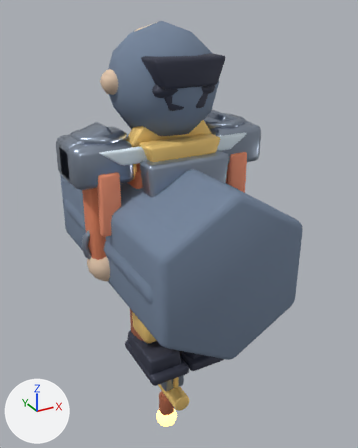
Renders of the Blender file assets-source/blender/characters/warrior.blend from each side of a commit.
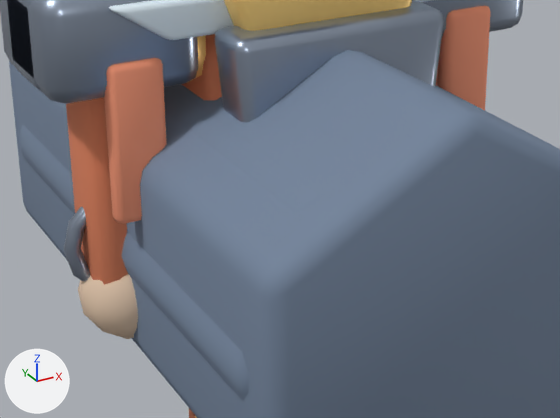
Old and new are each drawn whole from a 50 mm lens placed at (-1.219, -2.399, 2.046), pointed at (0.117, 0.03, 0.832) and again close up on the part from 16% to 77% of the width and 33% to 70% of the height. The axes (+X, +Y, +Z) are drawn at lower left. The lights are the same throughout. The older version's two pictures come first.

In view in the first close-up: 'LOD1_PROXY_body', 'LOD2_PROXY_body', 'allyShoulderTrim', 'arm.L', 'armPanel.L', 'armPanel.R', 'collarFront', 'glove.L', 'pauldron.L', 'pauldron.R', 'torso', 'warriorBreastplate' and 4 more.
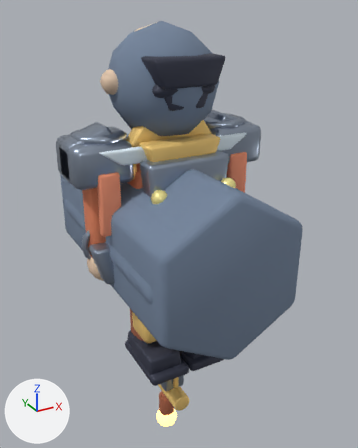
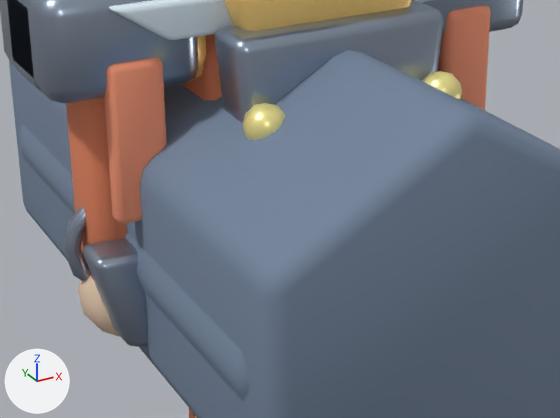
What differs and where, as boxes (x1, y1, x2, y2) in the close-ups (560 x 418 px):
'warriorHipGuard.L', added
    after: (83, 238, 148, 347)
'warriorRivet.L', added (yellow)
    after: (242, 103, 286, 140)
'warriorRivet.R', added (yellow)
    after: (422, 71, 462, 99)
'glove.L', unchanged, covered by the edit
    before: (78, 274, 138, 339)
    after: (78, 275, 121, 337)

The change, as a diff of the scene's bpy script:
```diff
--- a/assets-source/blender/characters/warrior.blend.py
+++ b/assets-source/blender/characters/warrior.blend.py
@@ me_icosphere_042_1 @@
+me_icosphere_042_1.from_pydata(...)  # an icosphere of 80 faces spanning x -0.0428..0.0428, y -0.045..0.045, z -0.045..0.045
+me_icosphere_042_1.polygons.foreach_set('use_smooth', [True] * 80)
+me_icosphere_042_1.materials.append(mat_mat_warrior_highlight)  # yellow #fff19e
@@ me_warriorhipguard_lmesh @@
+me_warriorhipguard_lmesh.from_pydata([(-0.16, 0.88, -0.055), (0.04, 0.88, -0.055), (0.12, 0.62, -0.055), (-0.1, 0.66, -0.055), (-0.16, 0.88, 0.055), (0.04, 0.88, 0.055), (0.12, 0.62, 0.055), (-0.1, 0.66, 0.055)], [], [(3, 2, 1, 0), (4, 5, 6, 7), (0, 1, 5, 4), (1, 2, 6, 5), (2, 3, 7, 6), (3, 0, 4, 7)])
+me_warriorhipguard_lmesh.polygons.foreach_set('use_smooth', [True] * 6)
+me_warriorhipguard_lmesh.materials.append(mat_mat_warrior_metal)  # grey #9eaabc
@@ ob_warriorrivet_r @@
+ob_warriorrivet_r = bpy.data.objects.new('warriorRivet.R', me_icosphere_042_1)
+ob_warriorrivet_r.location = (0.2, -0.35, 1.18)
+ob_warriorrivet_r.rotation_euler = (1.571, 0.0, 0.0)  # degrees (90, 0, 0)
+_m = ob_warriorrivet_r.modifiers.new('soft bevel', 'BEVEL')
+_m.width = 0.02
+_m.width_pct = 0.02
+_m.segments = 2
@@ ob_warriorrivet_l @@
+ob_warriorrivet_l = bpy.data.objects.new('warriorRivet.L', me_icosphere_042_1.copy())
+ob_warriorrivet_l.location = (-0.2, -0.35, 1.18)
+ob_warriorrivet_l.rotation_euler = (1.571, 0.0, 0.0)  # degrees (90, 0, 0)
+_m = ob_warriorrivet_l.modifiers.new('soft bevel', 'BEVEL')
+_m.width = 0.02
+_m.width_pct = 0.02
+_m.segments = 2
@@ ob_warriorhipguard_l @@
+ob_warriorhipguard_l = bpy.data.objects.new('warriorHipGuard.L', me_warriorhipguard_lmesh)
+ob_warriorhipguard_l.location = (-0.34, -0.12, 0.0)
+ob_warriorhipguard_l.rotation_euler = (1.571, 0.0, 0.0)  # degrees (90, 0, 0)
+_m = ob_warriorhipguard_l.modifiers.new('soft bevel', 'BEVEL')
+_m.width = 0.02
+_m.width_pct = 0.02
+_m.segments = 2
```
